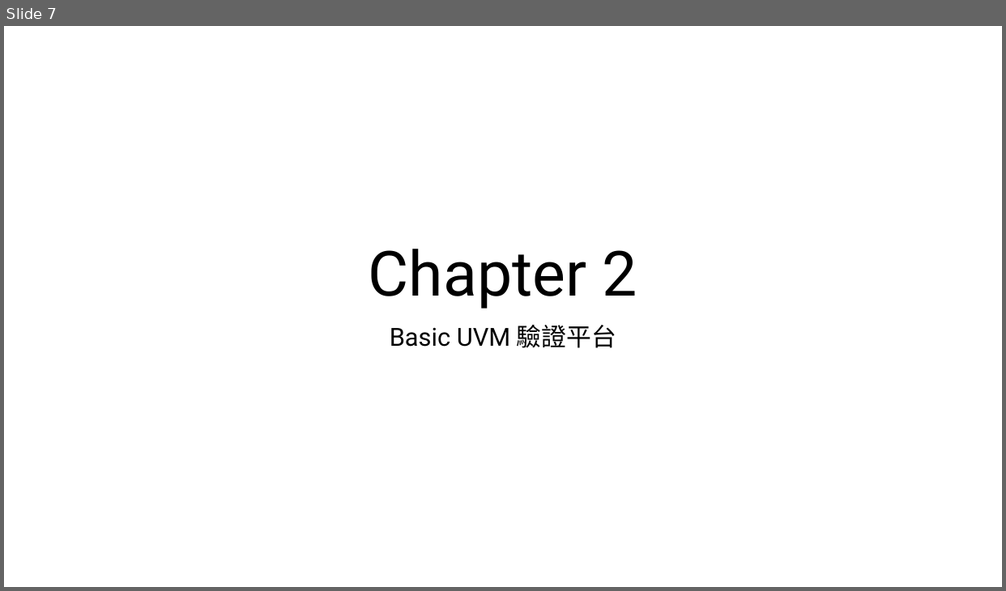
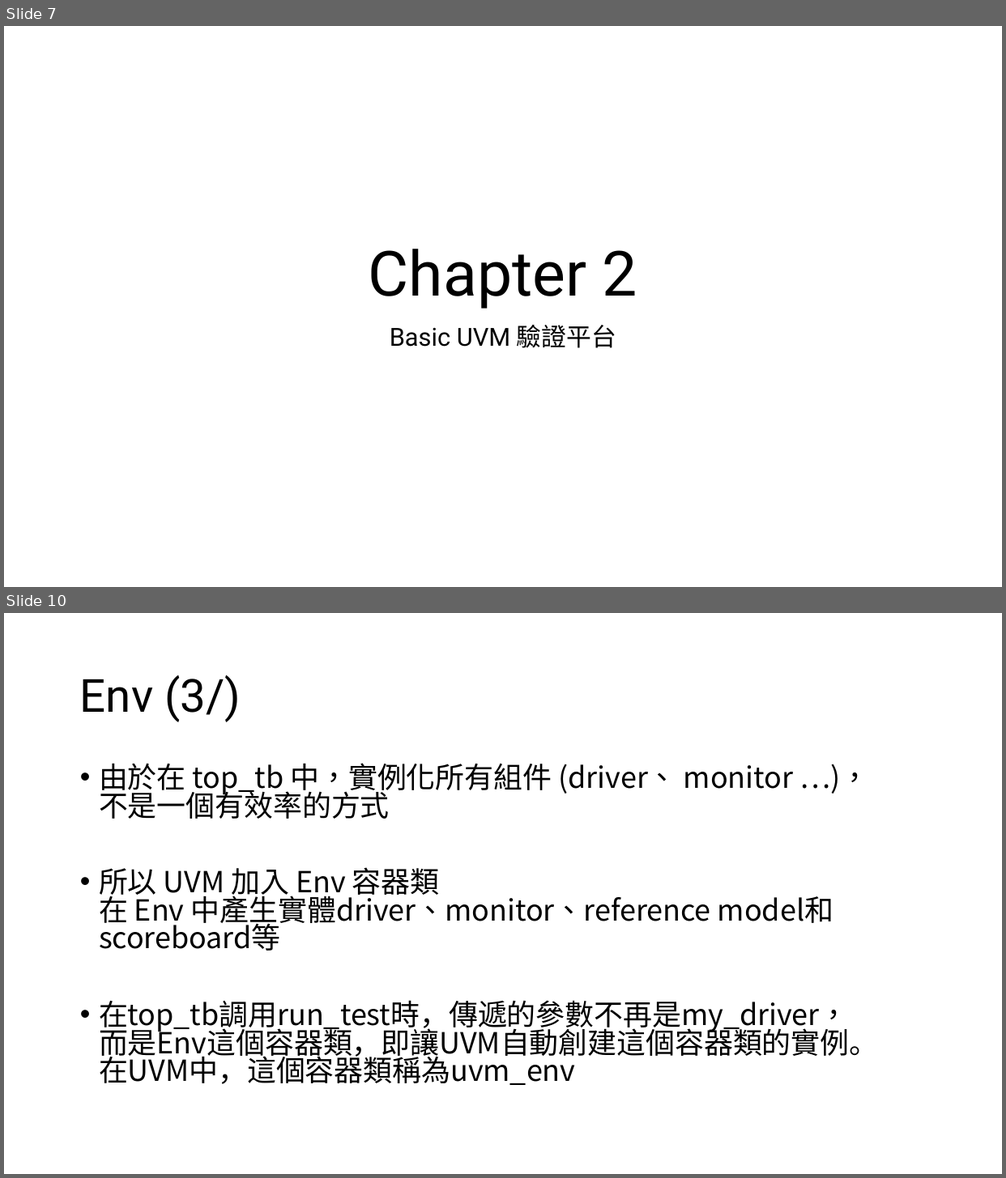
Before and after one commit to s9001055/DV_learning, a slide deck: UVM/UVM.pptx. Shown one above the other, each under a label of ours: slide 7 before the commit, slides 7 and 10 after it; the slides between them are not shown. The pictures are 1006x591 and 1006x1178 pixels, drawn with LibreOffice and Linux fonts; fonts in the diff are those of the drawing. Boxes give left, top, right and bottom in pixels: in the first picture for what was removed or moved away, otherwise in the second. Text is boxed around its words. In the diff, an @@ line names an element or a change of style, - is before the commit and + after.

Commit message:
Add: Basic UVM example code 1. add transation 2. add env 3. add monitor

```diff
--- a/UVM/UVM.pptx
+++ b/UVM/UVM.pptx
@@ slide 10 added at (4, 613, 1002, 1174), background #FFFFFF @@
@@ title added at (80, 675, 241, 722), 44 pt, text #000000 @@
+Env (3/)
@@ text added at (99, 763, 879, 1085), 28 pt, text #000000 @@
+• 由於在 top_tb 中，實例化所有組件 (driver、 monitor …)，
+  不是一個有效率的方式
+• 所以 UVM 加入 Env 容器類
+  在 Env 中產生實體driver、monitor、reference model和scoreboard等
+• 在top_tb調用run_test時，傳遞的參數不再是my_driver，
+  而是Env這個容器類，即讓UVM自動創建這個容器類的實例。
+  在UVM中，這個容器類稱為uvm_env
```
Also in this commit, not shown: 1 slide changed, 6 other slides added, 5 other files.
